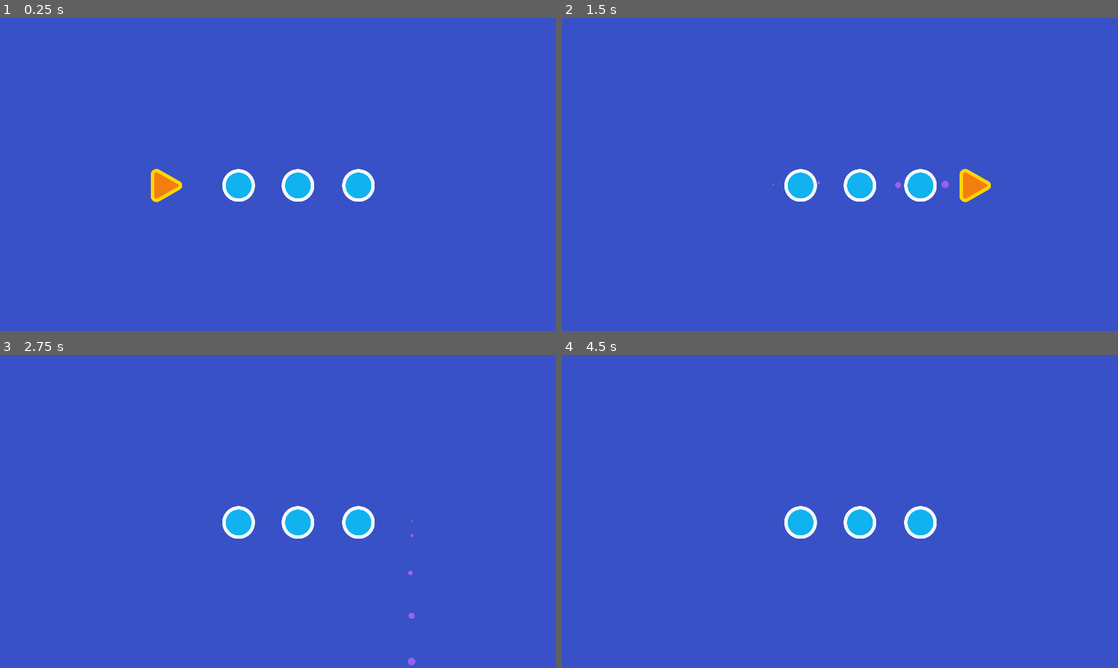
Above: before the commit, frames 1-4 (two rows, left to right).
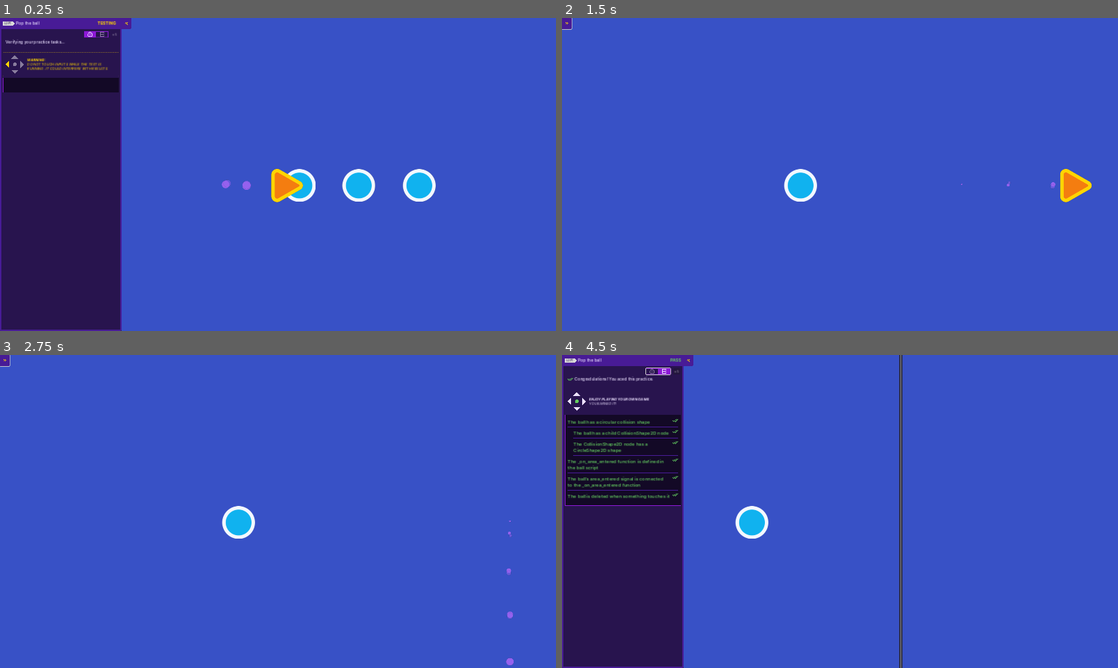
Above: after the commit, the same moments.

Repository: JuliaLui642/2d-GameDev-Courses
Game: Godot game, scene res://practices/L2.P1.pop_the_ball/pop_the_ball.tscn
Two runs of this game, one before a commit and one after it. Both use one fixed random seed, a clock stepped at 60 frames per second and the inputs below. This scene is started directly instead of the project's main scene.
Inputs (mouse positions are in pixels of both pictures, inside the frame that each line leads up to):
- Up to frame 1 (0.25 s): no input
- Up to frame 2 (1.5 s): hold D (move_right) 0.53-1.25 s; click (689, 24) at 1.27 s
- Up to frame 3 (2.75 s): hold S (move_down) from 2.03 s (still down)
- Up to frame 4 (4.5 s): release S (move_down) at 2.78 s; hold D (move_right) 2.78-3.53 s; tap Enter at 3.5 s; hold W (move_up) 3.53-4.25 s; click (656, 370) at 4.27 s

The runs differ from the first frame. In frame 1, 24% of the frame differs, in the area x 0-79%, y 0-100%; in frame 2, 2.0%; in frame 3, 1.2%; in frame 4, 25%, in the area x 0-68%, y 0-100%.

Commit message:
M5.Loot it All L1-2 and L2.P1

Diff:
--- /dev/null
+++ b/05.loot_it_all_workbook/lessons/health_pack.gd
@@ -0,0 +1,7 @@
+extends Area2D
+# Called when the node enters the scene tree for the first time.
+func _ready() -> void:
+	area_entered.connect(_on_area_entered)
+# Called every frame. 'delta' is the elapsed time since the previous frame.
+func _on_area_entered(area_that_entered: Area2D) -> void:
+	queue_free()
--- /dev/null
+++ b/05.loot_it_all_workbook/lessons/health_pack.tscn
@@ -0,0 +1,18 @@
+[gd_scene load_steps=4 format=3 uid="uid://bu8gegylbt8re"]
+
+[ext_resource type="Script" path="res://lessons/health_pack.gd" id="1_nlubb"]
+[ext_resource type="Texture2D" uid="uid://dknpi2mq4dhpa" path="res://assets/health_icon.svg" id="2_lqwum"]
+
+[sub_resource type="CircleShape2D" id="CircleShape2D_qcxxi"]
+radius = 26.0
+
+[node name="HealthPack" type="Area2D"]
+script = ExtResource("1_nlubb")
+
+[node name="Sprite2D" type="Sprite2D" parent="."]
+texture = ExtResource("2_lqwum")
+
+[node name="CollisionShape2D" type="CollisionShape2D" parent="."]
+shape = SubResource("CircleShape2D_qcxxi")
+
+[connection signal="area_entered" from="." to="." method="_on_area_entered"]
--- a/05.loot_it_all_workbook/lessons/space_level.tscn
+++ b/05.loot_it_all_workbook/lessons/space_level.tscn
@@ -1,6 +1,6 @@
 [gd_scene load_steps=3 format=3 uid="uid://btkjymc78ap8d"]
 
-[ext_resource type="PackedScene" uid="uid://dmv50krf4bo5r" path="res://lessons_reference/01.your_first_collectible/ship.tscn" id="2_2j1u5"]
+[ext_resource type="PackedScene" uid="uid://dmv50krf4bo5r" path="res://lessons/ship.tscn" id="2_2j1u5"]
 [ext_resource type="PackedScene" uid="uid://bxfevggvxo634" path="res://assets/background/space_background.tscn" id="3_e6xy1"]
 
 [node name="Level" type="Node2D"]
--- a/05.loot_it_all_workbook/practices/L2.P1.pop_the_ball/ball.gd
+++ b/05.loot_it_all_workbook/practices/L2.P1.pop_the_ball/ball.gd
@@ -2,4 +2,11 @@
 
 
 func _ready() -> void:
-	pass
+	area_entered.connect(_on_area_entered)
+
+
+
+
+
+func _on_area_entered(area_that_entered) -> void :
+	queue_free()
--- a/05.loot_it_all_workbook/practices/L2.P1.pop_the_ball/ball.tscn
+++ b/05.loot_it_all_workbook/practices/L2.P1.pop_the_ball/ball.tscn
@@ -1,10 +1,16 @@
-[gd_scene load_steps=3 format=3]
+[gd_scene load_steps=4 format=3 uid="uid://cieycuyvq4jyf"]
 
-[ext_resource type="Script" path="res://practices/L2.P1.pop_the_ball/ball.gd" id="1_7w7gm"]
-[ext_resource type="Texture2D" path="res://assets/practice_assets/ball.png" id="2_2kkgw"]
+[ext_resource type="Script" path="res://practices/L2.P1.pop_the_ball/ball.gd" id="1_05mig"]
+[ext_resource type="Texture2D" uid="uid://cswtclqvybbba" path="res://assets/practice_assets/ball.png" id="2_2kkgw"]
+
+[sub_resource type="CircleShape2D" id="CircleShape2D_nk5lm"]
+radius = 64.5368
 
 [node name="Ball" type="Area2D"]
-script = ExtResource("1_7w7gm")
+script = ExtResource("1_05mig")
 
 [node name="Sprite2D" type="Sprite2D" parent="."]
 texture = ExtResource("2_2kkgw")
+
+[node name="CollisionShape2D" type="CollisionShape2D" parent="."]
+shape = SubResource("CircleShape2D_nk5lm")
--- a/05.loot_it_all_workbook/practices/L2.P1.pop_the_ball/needle.tscn
+++ b/05.loot_it_all_workbook/practices/L2.P1.pop_the_ball/needle.tscn
@@ -1,8 +1,8 @@
-[gd_scene load_steps=8 format=3]
+[gd_scene load_steps=8 format=3 uid="uid://cwso4avmyjf2y"]
 
-[ext_resource type="Script" path="res://practices/L2.P1.pop_the_ball/needle.gd" id="1_kp3ct"]
-[ext_resource type="Texture2D" path="res://assets/practice_assets/ellipse_white.png" id="2_1pu7f"]
-[ext_resource type="Texture2D" path="res://assets/practice_assets/needle.png" id="3_3bjye"]
+[ext_resource type="Script" path="res://practices/L2.P1.pop_the_ball/needle.gd" id="1_34qo5"]
+[ext_resource type="Texture2D" uid="uid://bkueifls7csiy" path="res://assets/practice_assets/ellipse_white.png" id="2_1pu7f"]
+[ext_resource type="Texture2D" uid="uid://d3nup5jsnf4wy" path="res://assets/practice_assets/needle.png" id="3_3bjye"]
 
 [sub_resource type="Curve" id="Curve_f7g5y"]
 _data = [Vector2(0, 0.663194), 0.0, 0.0, 0, 0, Vector2(1, 0), -0.0319997, 0.0, 0, 0]
@@ -18,10 +18,10 @@
 scale_curve = SubResource("CurveTexture_wu7u1")
 
 [sub_resource type="CircleShape2D" id="CircleShape2D_cwkdh"]
-radius = 52.2398
+radius = 74.0068
 
 [node name="Needle" type="Area2D"]
-script = ExtResource("1_kp3ct")
+script = ExtResource("1_34qo5")
 
 [node name="GPUParticles2D" type="GPUParticles2D" parent="."]
 modulate = Color(0.584314, 0.380392, 0.933333, 1)
--- a/05.loot_it_all_workbook/practices/L2.P1.pop_the_ball/pop_the_ball.tscn
+++ b/05.loot_it_all_workbook/practices/L2.P1.pop_the_ball/pop_the_ball.tscn
@@ -1,28 +1,37 @@
-[gd_scene load_steps=5 format=3]
+[gd_scene load_steps=4 format=3 uid="uid://dsgcrivmvt7vr"]
 
-[ext_resource type="PackedScene" path="res://practices/L2.P1.pop_the_ball/ball.tscn" id="1_nyxov"]
-[ext_resource type="Script" path="res://practices/L2.P1.pop_the_ball/ball.gd" id="2_82wsk"]
-[ext_resource type="PackedScene" path="res://practices/L2.P1.pop_the_ball/needle.tscn" id="3_w8ucv"]
-[ext_resource type="Script" path="res://practices/L2.P1.pop_the_ball/needle.gd" id="4_dr85r"]
+[ext_resource type="PackedScene" uid="uid://cieycuyvq4jyf" path="res://practices/L2.P1.pop_the_ball/ball.tscn" id="1_nyxov"]
+[ext_resource type="PackedScene" uid="uid://cwso4avmyjf2y" path="res://practices/L2.P1.pop_the_ball/needle.tscn" id="3_w8ucv"]
+
+[sub_resource type="GDScript" id="GDScript_vgl5b"]
+script/source = "extends Node2D
+
+
+# Called when the node enters the scene tree for the first time.
+func _ready():
+	pass
+
+
+# Called every frame. 'delta' is the elapsed time since the previous frame.
+
+"
 
 [node name="PopTheBall" type="Node2D"]
 position = Vector2(960, 540)
+script = SubResource("GDScript_vgl5b")
 
-[node name="Ball" type="Area2D" parent="." instance=ExtResource("1_nyxov")]
+[node name="Ball" parent="." instance=ExtResource("1_nyxov")]
 position = Vector2(-136, 38)
-script = ExtResource("2_82wsk")
+script = null
 
-[node name="Ball2" type="Area2D" parent="." instance=ExtResource("1_nyxov")]
+[node name="Ball2" parent="." instance=ExtResource("1_nyxov")]
 position = Vector2(69, 38)
-script = ExtResource("2_82wsk")
 
-[node name="Ball3" type="Area2D" parent="." instance=ExtResource("1_nyxov")]
+[node name="Ball3" parent="." instance=ExtResource("1_nyxov")]
 position = Vector2(278, 38)
-script = ExtResource("2_82wsk")
 
-[node name="Needle" type="Area2D" parent="." instance=ExtResource("3_w8ucv")]
+[node name="Needle" parent="." instance=ExtResource("3_w8ucv")]
 position = Vector2(-399, 38)
-script = ExtResource("4_dr85r")
 
 [node name="ExtraVisuals" type="Node" parent="."]
 
@@ -40,3 +49,7 @@
 grow_horizontal = 2
 grow_vertical = 2
 color = Color(0.219608, 0.317647, 0.776471, 1)
+
+[connection signal="area_entered" from="Ball" to="Ball" method="_on_area_entered"]
+[connection signal="area_entered" from="Ball2" to="Ball2" method="_on_area_entered"]
+[connection signal="area_entered" from="Ball3" to="Ball3" method="_on_area_entered"]
--- a/05.loot_it_all_workbook/project.godot
+++ b/05.loot_it_all_workbook/project.godot
@@ -1,3 +1,11 @@
+; Engine configuration file.
+; It's best edited using the editor UI and not directly,
+; since the parameters that go here are not all obvious.
+;
+; Format:
+;   [section] ; section goes between []
+;   param=value ; assign values to parameters
+
 config_version=5
 
 [application]
@@ -7,6 +15,10 @@
 config/features=PackedStringArray("4.2", "Forward Plus")
 config/icon="res://icon.png"
 
+[autoload]
+
+Tester="*res://addons/gdquest_practice_framework/tester/ui_test_panel.tscn"
+
 [display]
 
 window/size/viewport_width=1920
@@ -15,6 +27,10 @@
 window/size/window_width_override=1152
 window/size/window_height_override=648
 window/stretch/mode="canvas_items"
+
+[editor_plugins]
+
+enabled=PackedStringArray("res://addons/gdquest_practice_framework/plugin.cfg")
 
 [input]
 
